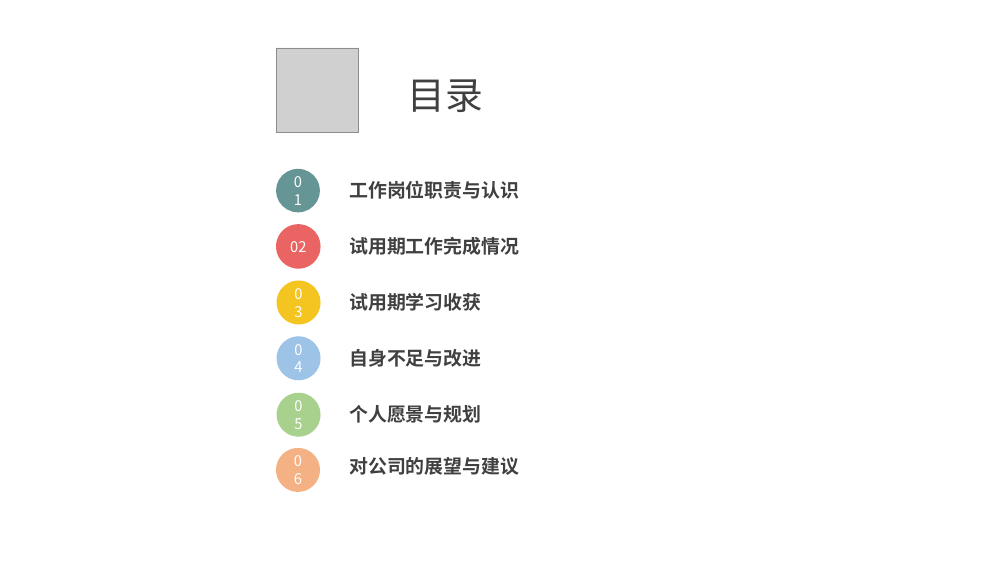
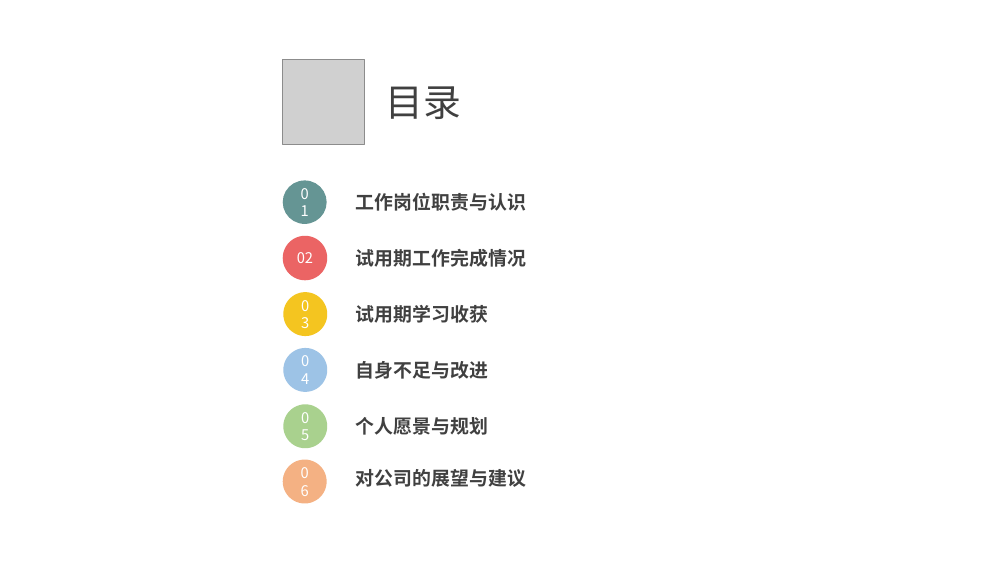
Before and after one commit to gs-wlzhou/FormalDefense, a slide deck: slide 3 of 转正答辩.pptx. Drawn at 1008x567 pixels with LibreOffice and Linux fonts; fonts in the diff are those of the drawing; grey boxes stand for pictures. Boxes give left, top, right and bottom in pixels: in the first picture for what was removed or moved away, otherwise in the second. Text is boxed around its words. In the diff, an @@ line names an element or a change of style, - is before the commit and + after.

Commit message:
GS框架学习部分添加

```diff
--- a/转正答辩.pptx
+++ b/转正答辩.pptx
@@ text "目录": place and size @@
-text "目录" at [408, 79, 484, 112]
+text "目录" at [385, 86, 461, 119]
@@ 6 ellipses, 6 texts, 1 picture: place and size @@
-6 ellipses, 6 texts, 1 picture at [276, 48, 519, 492]
+6 ellipses, 6 texts, 1 picture at [283, 60, 526, 504]
```
Also in this commit, not shown: 11 other slides changed, 1 slide added.
